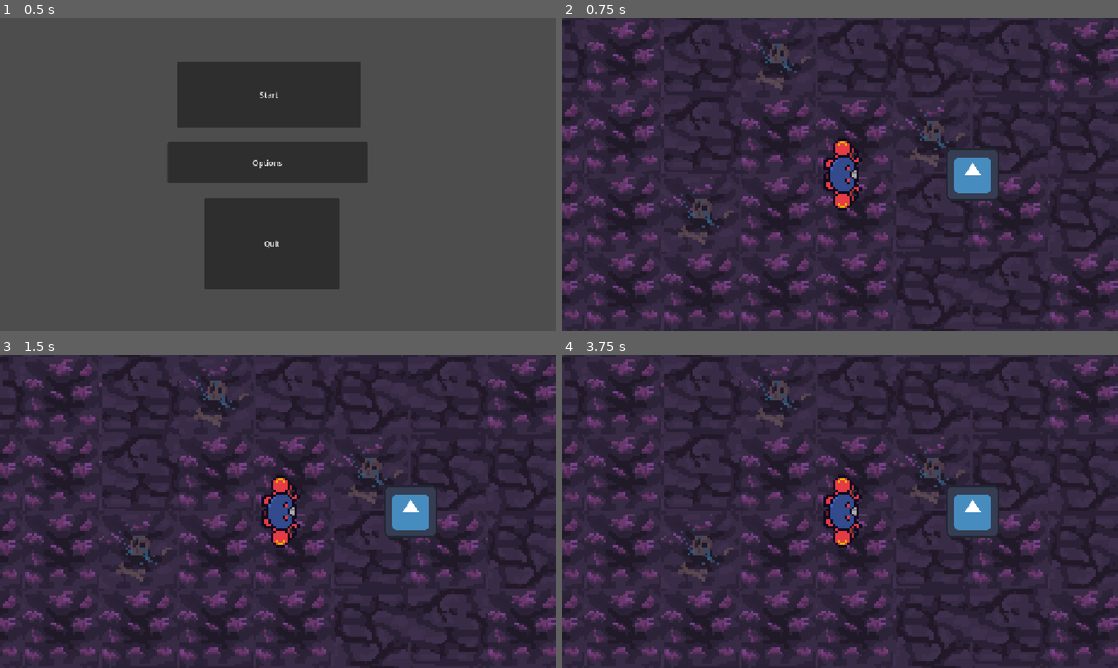
Above: before the commit, frames 1-4 (two rows, left to right).
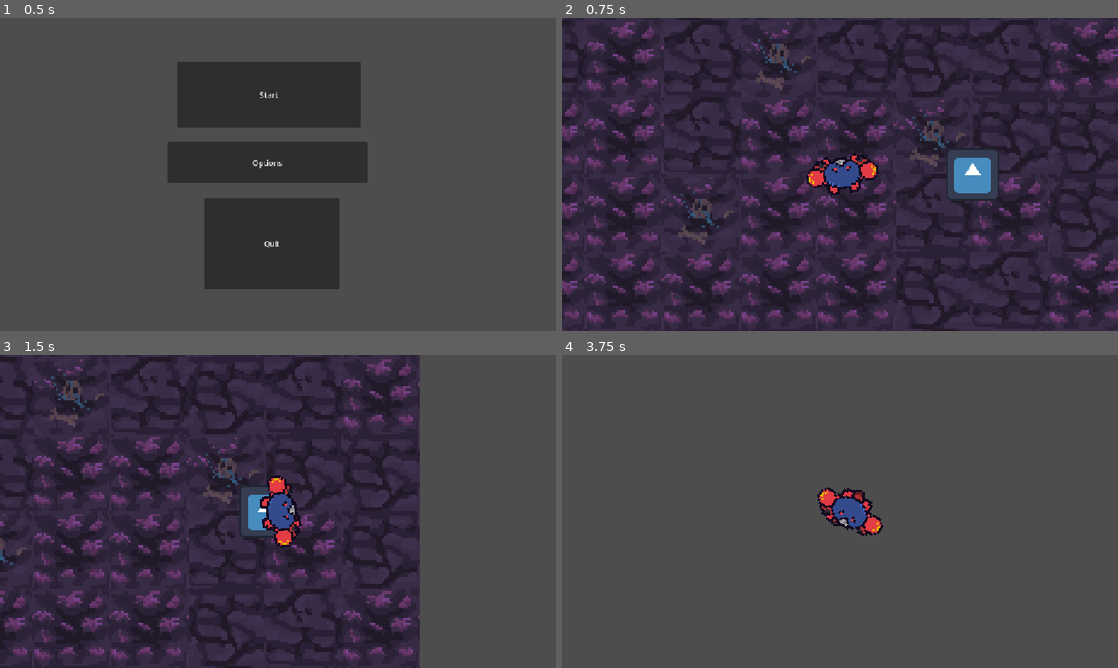
Above: after the commit, the same moments.

Repository: jalqau/Kingowen
Game: Godot game, scene res://scenes/main_menu.tscn
Two runs of this game, one before a commit and one after it. Both use one fixed random seed, a clock stepped at 60 frames per second and the inputs below. The engine's default icon, where the game draws it, is replaced by a stand-in: a white triangle on a blue panel in a dark square.
Inputs (mouse positions are in pixels of both pictures, inside the frame that each line leads up to):
- Up to frame 1 (0.5 s): no input
- Up to frame 2 (0.75 s): click "Start" at 0.5 s
- Up to frame 3 (1.5 s): tap Enter at 1.25 s; move the mouse to (400, 495) at 1.27 s; hold D (move_right) from 1.28 s (still down); click (400, 495) at 1.35 s
- Up to frame 4 (3.75 s): move the mouse to (728, 527) at 2.02 s; release D (move_right) at 2.03 s; hold S (move_down) 2.03-2.78 s; click (728, 527) at 2.1 s; move the mouse to (895, 442) at 2.77 s; hold D (move_right) 2.78-3.53 s; click (895, 442) at 2.85 s; move the mouse to (812, 574) at 3.52 s; hold W (move_up) from 3.53 s (still down); click (812, 574) at 3.6 s

Frame 1 is identical in both runs. In frame 2, 1.2% of the frame differs, in the area x 43-57%, y 39-62%; in frame 3, 44%; in frame 4, 98%, in the area x 0-100%, y 0-100%.
Error before the commit: Parse Error: Could not find type "MeleeWeapon" in the current scope. (res://player/player.gd:3)

Commit message:
ошибку починкал

Diff:
--- a/player/player.gd
+++ b/player/player.gd
@@ -1,6 +1,6 @@
 extends CharacterBody2D
 @export var speed: float = 300.0
-@onready var melee_weapon: MeleeWeapon = $Sword
+@onready var melee_weapon: Weapon = $Sword
 
 func _ready() -> void:
 	pass
